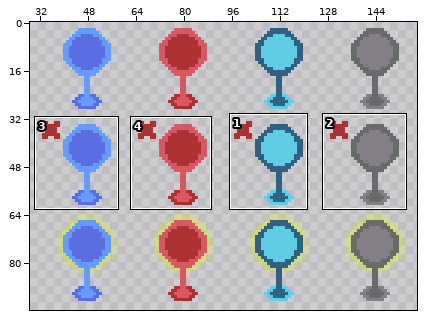
File history of a sprite sheet, app/src/main/assets/squad.png. The picture above shows the old version from afar; the outline marks the close-up.
Close-up. Before the commit:
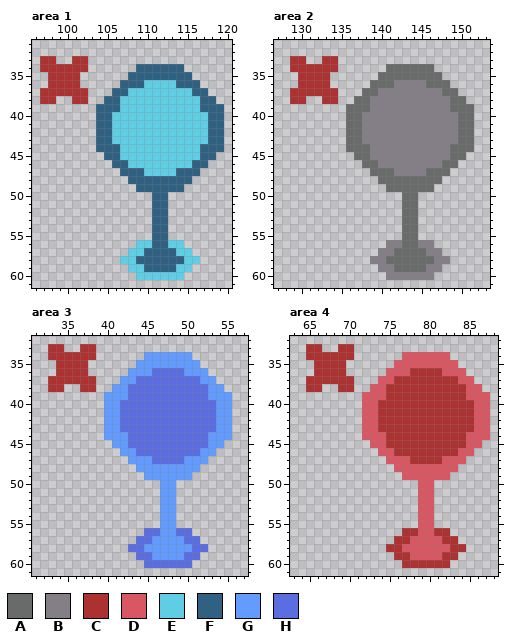
The file is 160x96 pixels. Pixels under 10% opacity are left out. Colours within 5 levels of each other are drawn and written as one. Shown: area 1: x 96..120, y 31..61; area 2: x 127..153, y 31..61; area 3: x 31..57, y 32..61; area 4: x 63..88, y 32..61. The wide view leaves out empty margins. The commit also changed other parts of the picture, which this record leaves out.
Palette (. is transparent): A #696a6a  B #847e87  C #ac3232  D #d95763  E #5fcde4  F #306082  G #639bff  H #5b6ee1
Now the later version:
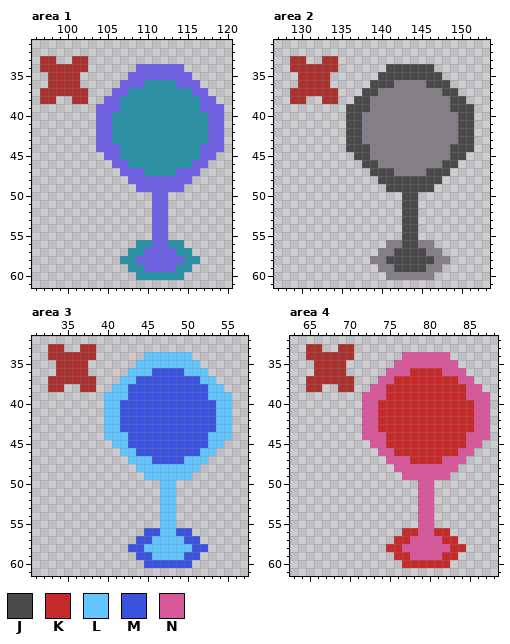
Colours new in this view: J #4a4a4a  K #c62a2a  L #63c6ff  M #3b52df  N #d9579b
From old to new:
@@ palette @@
-E #5fcde4
+E #2991a6
-F #306082
+F #6d5fe4
--- area 2
@@ x 127..153 @@
 33 ..CC..CC...................
-34 ..CCCCCC......AAAAAA.......
-35 ...CCCC......AAAAAAAA......
-36 ...CCCC.....AAABBBBAAA.....
-37 ..CCCCCC...AABBBBBBBBAA....
-38 ..CC..CC..AABBBBBBBBBBAA...
-39 .........AAABBBBBBBBBBAAA..
-40 .........AABBBBBBBBBBBBAA..
-41 .........AABBBBBBBBBBBBAA..
-42 .........AABBBBBBBBBBBBAA..
-43 .........AABBBBBBBBBBBBAA..
-44 .........AAABBBBBBBBBBAAA..
-45 ..........AABBBBBBBBBBAA...
-46 ...........AABBBBBBBBAA....
-47 ............AAABBBBAAA.....
-48 .............AAAAAAAA......
-49 ..............AAAAAA.......
-50 ................AA.........
-51 ................AA.........
-52 ................AA.........
-53 ................AA.........
-54 ................AA.........
-55 ................AA.........
-56 ..............BBAABB.......
-57 .............BBAAAABB......
-58 ............BBAAAAAABB.....
-59 .............BBAAAABB......
+34 ..CCCCCC......JJJJJJ.......
+35 ...CCCC......JJJJJJJJ......
+36 ...CCCC.....JJJBBBBJJJ.....
+37 ..CCCCCC...JJBBBBBBBBJJ....
+38 ..CC..CC..JJBBBBBBBBBBJJ...
+39 .........JJJBBBBBBBBBBJJJ..
+40 .........JJBBBBBBBBBBBBJJ..
+41 .........JJBBBBBBBBBBBBJJ..
+42 .........JJBBBBBBBBBBBBJJ..
+43 .........JJBBBBBBBBBBBBJJ..
+44 .........JJJBBBBBBBBBBJJJ..
+45 ..........JJBBBBBBBBBBJJ...
+46 ...........JJBBBBBBBBJJ....
+47 ............JJJBBBBJJJ.....
+48 .............JJJJJJJJ......
+49 ..............JJJJJJ.......
+50 ................JJ.........
+51 ................JJ.........
+52 ................JJ.........
+53 ................JJ.........
+54 ................JJ.........
+55 ................JJ.........
+56 ..............BBJJBB.......
+57 .............BBJJJJBB......
+58 ............BBJJJJJJBB.....
+59 .............BBJJJJBB......
 60 ..............BBBBBB.......
--- area 3
@@ x 31..57 @@
 33 ..CC..CC...................
-34 ..CCCCCC......GGGGGG.......
-35 ...CCCC......GGGGGGGG......
-36 ...CCCC.....GGGHHHHGGG.....
-37 ..CCCCCC...GGHHHHHHHHGG....
-38 ..CC..CC..GGHHHHHHHHHHGG...
-39 .........GGGHHHHHHHHHHGGG..
-40 .........GGHHHHHHHHHHHHGG..
-41 .........GGHHHHHHHHHHHHGG..
-42 .........GGHHHHHHHHHHHHGG..
-43 .........GGHHHHHHHHHHHHGG..
-44 .........GGGHHHHHHHHHHGGG..
-45 ..........GGHHHHHHHHHHGG...
-46 ...........GGHHHHHHHHGG....
-47 ............GGGHHHHGGG.....
-48 .............GGGGGGGG......
-49 ..............GGGGGG.......
-50 ................GG.........
-51 ................GG.........
-52 ................GG.........
-53 ................GG.........
-54 ................GG.........
-55 ................GG.........
-56 ..............HHGGHH.......
-57 .............HHGGGGHH......
-58 ............HHGGGGGGHH.....
-59 .............HHGGGGHH......
-60 ..............HHHHHH.......
+34 ..CCCCCC......LLLLLL.......
+35 ...CCCC......LLLLLLLL......
+36 ...CCCC.....LLLMMMMLLL.....
+37 ..CCCCCC...LLMMMMMMMMLL....
+38 ..CC..CC..LLMMMMMMMMMMLL...
+39 .........LLLMMMMMMMMMMLLL..
+40 .........LLMMMMMMMMMMMMLL..
+41 .........LLMMMMMMMMMMMMLL..
+42 .........LLMMMMMMMMMMMMLL..
+43 .........LLMMMMMMMMMMMMLL..
+44 .........LLLMMMMMMMMMMLLL..
+45 ..........LLMMMMMMMMMMLL...
+46 ...........LLMMMMMMMMLL....
+47 ............LLLMMMMLLL.....
+48 .............LLLLLLLL......
+49 ..............LLLLLL.......
+50 ................LL.........
+51 ................LL.........
+52 ................LL.........
+53 ................LL.........
+54 ................LL.........
+55 ................LL.........
+56 ..............MMLLMM.......
+57 .............MMLLLLMM......
+58 ............MMLLLLLLMM.....
+59 .............MMLLLLMM......
+60 ..............MMMMMM.......
 61 ...........................
--- area 4
@@ x 63..88 @@
 33 ..CC..CC..................
-34 ..CCCCCC......DDDDDD......
-35 ...CCCC......DDDDDDDD.....
-36 ...CCCC.....DDDCCCCDDD....
-37 ..CCCCCC...DDCCCCCCCCDD...
-38 ..CC..CC..DDCCCCCCCCCCDD..
-39 .........DDDCCCCCCCCCCDDD.
-40 .........DDCCCCCCCCCCCCDD.
-41 .........DDCCCCCCCCCCCCDD.
-42 .........DDCCCCCCCCCCCCDD.
-43 .........DDCCCCCCCCCCCCDD.
-44 .........DDDCCCCCCCCCCDDD.
-45 ..........DDCCCCCCCCCCDD..
-46 ...........DDCCCCCCCCDD...
-47 ............DDDCCCCDDD....
-48 .............DDDDDDDD.....
-49 ..............DDDDDD......
-50 ................DD........
-51 ................DD........
-52 ................DD........
-53 ................DD........
-54 ................DD........
-55 ................DD........
-56 ..............CCDDCC......
-57 .............CCDDDDCC.....
-58 ............CCDDDDDDCC....
-59 .............CCDDDDCC.....
-60 ..............CCCCCC......
+34 ..CCCCCC......NNNNNN......
+35 ...CCCC......NNNNNNNN.....
+36 ...CCCC.....NNNKKKKNNN....
+37 ..CCCCCC...NNKKKKKKKKNN...
+38 ..CC..CC..NNKKKKKKKKKKNN..
+39 .........NNNKKKKKKKKKKNNN.
+40 .........NNKKKKKKKKKKKKNN.
+41 .........NNKKKKKKKKKKKKNN.
+42 .........NNKKKKKKKKKKKKNN.
+43 .........NNKKKKKKKKKKKKNN.
+44 .........NNNKKKKKKKKKKNNN.
+45 ..........NNKKKKKKKKKKNN..
+46 ...........NNKKKKKKKKNN...
+47 ............NNNKKKKNNN....
+48 .............NNNNNNNN.....
+49 ..............NNNNNN......
+50 ................NN........
+51 ................NN........
+52 ................NN........
+53 ................NN........
+54 ................NN........
+55 ................NN........
+56 ..............KKNNKK......
+57 .............KKNNNNKK.....
+58 ............KKNNNNNNKK....
+59 .............KKNNNNKK.....
+60 ..............KKKKKK......
 61 ..........................
